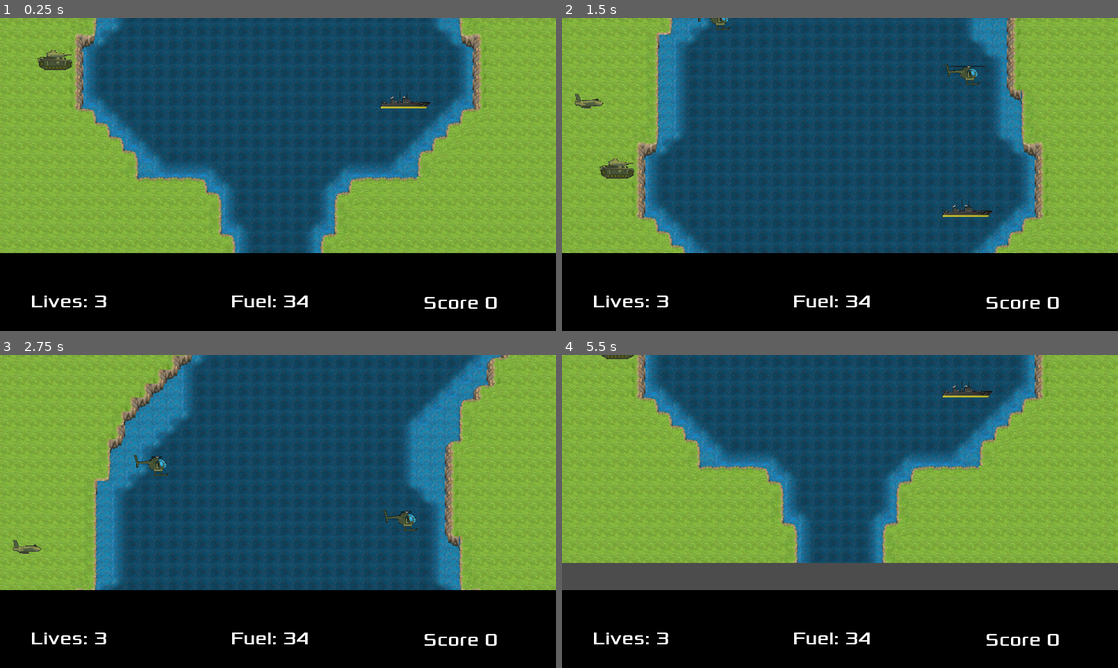
Above: before the commit, frames 1-4 (two rows, left to right).
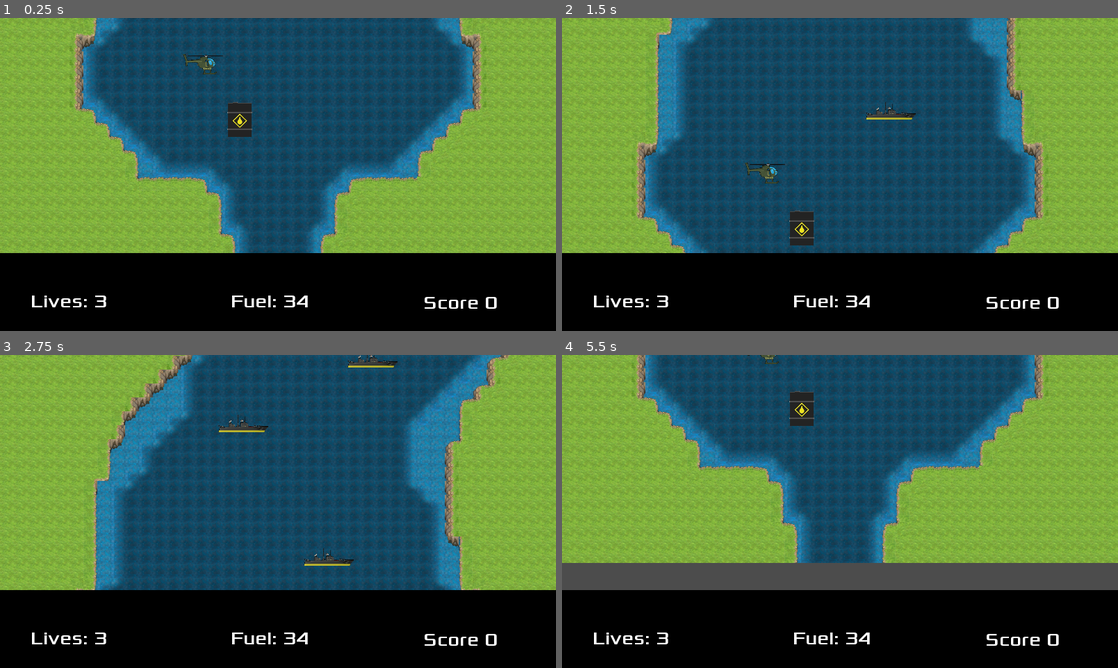
Above: after the commit, the same moments.

Repository: PawelKrywulko/TGW_G-8_Z1
Game: Godot game, scene res://scenes/GameManager.tscn
Same seed, same stepped clock (60 frames per second), same inputs: the game is played once before the commit and once after it.
Inputs:
- Up to frame 1 (0.25 s): no input
- Up to frame 2 (1.5 s): tap Enter at 0.5 s; hold Right (ui_right) 0.53-1.28 s; hold Space (interact) 0.53-1.28 s; hold Down (ui_down) from 1.28 s (still down); tap Space (interact) at 1.35 s
- Up to frame 3 (2.75 s): release Down (ui_down) at 2.03 s; hold Right (ui_right) from 2.03 s (still down); hold Space (interact) from 2.03 s (still down)
- Up to frame 4 (5.5 s): release Right (ui_right) at 2.78 s; release Space (interact) at 2.78 s; hold Up (ui_up) 2.78-3.53 s; tap Space (interact) at 2.85, 4.35 s; hold Space (interact) 3.53-4.28 s; hold Left (ui_left) 3.53-5.03 s; hold Down (ui_down) from 5.03 s (still down); hold Space (interact) from 5.03 s (still down)

The runs differ from the first frame. In frame 1, 1.1% of the frame differs, in the area x 6-78%, y 10-38%; in frame 2, 1.7%, in the area x 2-78%, y 0-73%; in frame 3, 1.1%; in frame 4, 0.8%.

Commit message:
1 lvl desgine

Diff:
--- a/River Raid/scenes/GameManager.tscn
+++ b/River Raid/scenes/GameManager.tscn
@@ -1,26 +1,25 @@
-[gd_scene load_steps=23 format=2]
+[gd_scene load_steps=22 format=2]
 
 [ext_resource path="res://scripts/GameManager.gd" type="Script" id=1]
 [ext_resource path="res://scenes/maps/Level1.tscn" type="PackedScene" id=2]
-[ext_resource path="res://scenes/Enemy/Ship.tscn" type="PackedScene" id=3]
-[ext_resource path="res://scenes/Enemy/Tank.tscn" type="PackedScene" id=4]
-[ext_resource path="res://scenes/Enemy/Chopper.tscn" type="PackedScene" id=5]
-[ext_resource path="res://scenes/Enemy/Jet.tscn" type="PackedScene" id=6]
-[ext_resource path="res://scenes/FuelTank.tscn" type="PackedScene" id=7]
-[ext_resource path="res://scenes/Enemy/Baloon.tscn" type="PackedScene" id=8]
-[ext_resource path="res://scenes/maps/Level2.tscn" type="PackedScene" id=9]
-[ext_resource path="res://scenes/Enemy/Bridge.tscn" type="PackedScene" id=10]
-[ext_resource path="res://scenes/maps/Level3.tscn" type="PackedScene" id=11]
-[ext_resource path="res://scenes/maps/Level4.tscn" type="PackedScene" id=12]
-[ext_resource path="res://scenes/maps/Level5.tscn" type="PackedScene" id=13]
-[ext_resource path="res://scripts/HUD.gd" type="Script" id=14]
-[ext_resource path="res://graphics/quad.png" type="Texture" id=15]
-[ext_resource path="res://fonts/Xolonium-Regular.ttf" type="DynamicFontData" id=16]
-[ext_resource path="res://scenes/Player.tscn" type="PackedScene" id=17]
+[ext_resource path="res://scenes/Enemy/Chopper.tscn" type="PackedScene" id=3]
+[ext_resource path="res://scenes/FuelTank.tscn" type="PackedScene" id=4]
+[ext_resource path="res://scenes/Enemy/Ship.tscn" type="PackedScene" id=5]
+[ext_resource path="res://scenes/maps/Level2.tscn" type="PackedScene" id=6]
+[ext_resource path="res://scenes/Enemy/Bridge.tscn" type="PackedScene" id=7]
+[ext_resource path="res://scenes/Enemy/Jet.tscn" type="PackedScene" id=8]
+[ext_resource path="res://scenes/Enemy/Tank.tscn" type="PackedScene" id=9]
+[ext_resource path="res://scenes/maps/Level3.tscn" type="PackedScene" id=10]
+[ext_resource path="res://scenes/maps/Level4.tscn" type="PackedScene" id=11]
+[ext_resource path="res://scenes/maps/Level5.tscn" type="PackedScene" id=12]
+[ext_resource path="res://scripts/HUD.gd" type="Script" id=13]
+[ext_resource path="res://graphics/quad.png" type="Texture" id=14]
+[ext_resource path="res://fonts/Xolonium-Regular.ttf" type="DynamicFontData" id=15]
+[ext_resource path="res://scenes/Player.tscn" type="PackedScene" id=16]
 
 [sub_resource type="DynamicFont" id=1]
 size = 64
-font_data = ExtResource( 16 )
+font_data = ExtResource( 15 )
 
 [sub_resource type="Animation" id=2]
 resource_name = "BlackScreen"
@@ -93,92 +92,165 @@
 position = Vector2( 960, 738 )
 
 [node name="Levels" type="Node" parent="."]
-editor/display_folded = true
 
 [node name="Level1" parent="Levels" instance=ExtResource( 2 )]
-editor/display_folded = true
 position = Vector2( -1, -4949 )
 
-[node name="Ship" parent="Levels/Level1" instance=ExtResource( 3 )]
-position = Vector2( 1400, 5157.82 )
-
-[node name="Tank" parent="Levels/Level1" instance=ExtResource( 4 )]
-editor/display_folded = true
-position = Vector2( 191.284, 5021.47 )
-distance_to_player = 1200.0
-
-[node name="Chopper" parent="Levels/Level1" instance=ExtResource( 5 )]
-position = Vector2( 1394.15, 4697.34 )
-
-[node name="Jet" parent="Levels/Level1" instance=ExtResource( 6 )]
-position = Vector2( 94.3599, 4788.5 )
-
-[node name="FuelTank6" parent="Levels/Level1" instance=ExtResource( 7 )]
-position = Vector2( 1055.87, 4017.41 )
-
-[node name="FuelTank4" parent="Levels/Level1" instance=ExtResource( 7 )]
-position = Vector2( 1503.48, 3104.98 )
-
-[node name="FuelTank5" parent="Levels/Level1" instance=ExtResource( 7 )]
-position = Vector2( 786.967, 3086.91 )
-
-[node name="FuelTank3" parent="Levels/Level1" instance=ExtResource( 7 )]
-position = Vector2( 1142.21, 1868.49 )
-
-[node name="FuelTank7" parent="Levels/Level1" instance=ExtResource( 7 )]
-position = Vector2( 1045.74, 1301.73 )
-
-[node name="Jet2" parent="Levels/Level1" instance=ExtResource( 6 )]
-position = Vector2( 1574.72, -635.28 )
-
-[node name="Chopper2" parent="Levels/Level1" instance=ExtResource( 5 )]
-position = Vector2( 532.922, 4507.62 )
-
-[node name="Baloon" parent="Levels/Level1" instance=ExtResource( 8 )]
-position = Vector2( 734.403, 2703.85 )
-
-[node name="Level2" parent="Levels" instance=ExtResource( 9 )]
+[node name="Chopper7" parent="Levels/Level1" instance=ExtResource( 3 )]
+position = Vector2( 858.818, 339.532 )
+is_static = true
+distance_to_player = 500.0
+speed = 100
+
+[node name="Chopper6" parent="Levels/Level1" instance=ExtResource( 3 )]
+position = Vector2( 1058.54, 179.752 )
+is_static = true
+distance_to_player = 500.0
+speed = 100
+
+[node name="Chopper5" parent="Levels/Level1" instance=ExtResource( 3 )]
+position = Vector2( 563.224, 842.839 )
+is_static = false
+distance_to_player = 500.0
+speed = 100
+
+[node name="Chopper4" parent="Levels/Level1" instance=ExtResource( 3 )]
+position = Vector2( 1471.24, 1509.95 )
+is_static = true
+distance_to_player = 500.0
+speed = 100
+
+[node name="Chopper3" parent="Levels/Level1" instance=ExtResource( 3 )]
+position = Vector2( 793.108, 2770.19 )
+is_static = true
+distance_to_player = 500.0
+speed = 100
+
+[node name="Chopper2" parent="Levels/Level1" instance=ExtResource( 3 )]
+position = Vector2( 1140.45, 3859.73 )
+is_static = true
+distance_to_player = 500.0
+speed = 100
+
+[node name="Chopper" parent="Levels/Level1" instance=ExtResource( 3 )]
+position = Vector2( 701.257, 5036.51 )
+is_static = true
+distance_to_player = 500.0
+speed = 100
+
+[node name="FuelTank6" parent="Levels/Level1" instance=ExtResource( 4 )]
+position = Vector2( 984.934, 443.551 )
+
+[node name="FuelTank5" parent="Levels/Level1" instance=ExtResource( 4 )]
+position = Vector2( 757.248, 990.797 )
+
+[node name="FuelTank4" parent="Levels/Level1" instance=ExtResource( 4 )]
+position = Vector2( 1344.44, 1242.45 )
+
+[node name="FuelTank3" parent="Levels/Level1" instance=ExtResource( 4 )]
+position = Vector2( 1345.46, 1871.14 )
+
+[node name="FuelTank2" parent="Levels/Level1" instance=ExtResource( 4 )]
+position = Vector2( 1370.4, 3604.28 )
+
+[node name="FuelTank" parent="Levels/Level1" instance=ExtResource( 4 )]
+position = Vector2( 830.097, 5227.58 )
+
+[node name="Ship8" parent="Levels/Level1" instance=ExtResource( 5 )]
+position = Vector2( 1346.15, 782.922 )
+is_static = true
+distance_to_player = 500.0
+speed = 100
+
+[node name="Ship7" parent="Levels/Level1" instance=ExtResource( 5 )]
+position = Vector2( 929.52, 2326.2 )
+is_static = true
+distance_to_player = 500.0
+speed = 100
+
+[node name="Ship6" parent="Levels/Level1" instance=ExtResource( 5 )]
+position = Vector2( 1552.06, 2755.01 )
+is_static = true
+distance_to_player = 500.0
+speed = 100
+
+[node name="Ship5" parent="Levels/Level1" instance=ExtResource( 5 )]
+position = Vector2( 1677.29, 3024.43 )
+is_static = true
+distance_to_player = 500.0
+speed = 100
+
+[node name="Ship4" parent="Levels/Level1" instance=ExtResource( 5 )]
+position = Vector2( 943.198, 3303.38 )
+is_static = true
+distance_to_player = 500.0
+speed = 100
+
+[node name="Ship3" parent="Levels/Level1" instance=ExtResource( 5 )]
+position = Vector2( 1287.36, 4139.35 )
+is_static = true
+distance_to_player = 500.0
+speed = 100
+
+[node name="Ship2" parent="Levels/Level1" instance=ExtResource( 5 )]
+position = Vector2( 841.636, 4361.65 )
+is_static = true
+distance_to_player = 500.0
+speed = 100
+
+[node name="Ship" parent="Levels/Level1" instance=ExtResource( 5 )]
+position = Vector2( 1136.07, 4822.36 )
+is_static = true
+distance_to_player = 500.0
+speed = 100
+
+[node name="Level2" parent="Levels" instance=ExtResource( 6 )]
 editor/display_folded = true
 position = Vector2( 0, -10709 )
 
-[node name="Bridge" parent="Levels/Level2" instance=ExtResource( 10 )]
+[node name="Bridge" parent="Levels/Level2" instance=ExtResource( 7 )]
 position = Vector2( 939.034, 5669.9 )
 
-[node name="Jet3" parent="Levels/Level2" instance=ExtResource( 6 )]
+[node name="Jet3" parent="Levels/Level2" instance=ExtResource( 8 )]
 position = Vector2( 63.125, 5465.01 )
+is_static = false
 distance_to_player = 5000.0
 
-[node name="Tank2" parent="Levels/Level2" instance=ExtResource( 4 )]
+[node name="Tank2" parent="Levels/Level2" instance=ExtResource( 9 )]
 position = Vector2( 350.446, 5177.69 )
+is_static = false
 distance_to_player = 1000.0
-
-[node name="Ship3" parent="Levels/Level2" instance=ExtResource( 3 )]
+speed = 100
+
+[node name="Ship3" parent="Levels/Level2" instance=ExtResource( 5 )]
 position = Vector2( 975.298, 5310.06 )
-
-[node name="FuelTank" parent="Levels/Level2" instance=ExtResource( 7 )]
+is_static = false
+distance_to_player = 500.0
+speed = 100
+
+[node name="FuelTank" parent="Levels/Level2" instance=ExtResource( 4 )]
 position = Vector2( 1466.25, 4644.89 )
 
-[node name="FuelTank2" parent="Levels/Level2" instance=ExtResource( 7 )]
+[node name="FuelTank2" parent="Levels/Level2" instance=ExtResource( 4 )]
 position = Vector2( 503.869, 4678.36 )
 
-[node name="Level3" parent="Levels" instance=ExtResource( 11 )]
+[node name="Level3" parent="Levels" instance=ExtResource( 10 )]
 position = Vector2( 0, -16469 )
 
-[node name="Level4" parent="Levels" instance=ExtResource( 12 )]
+[node name="Level4" parent="Levels" instance=ExtResource( 11 )]
 position = Vector2( 0, -22229 )
 
-[node name="Level5" parent="Levels" instance=ExtResource( 13 )]
+[node name="Level5" parent="Levels" instance=ExtResource( 12 )]
 position = Vector2( 0, -27989 )
 
 [node name="HUD" type="CanvasLayer" parent="."]
-editor/display_folded = true
-script = ExtResource( 14 )
+script = ExtResource( 13 )
 
 [node name="Sprite" type="Sprite" parent="HUD"]
 modulate = Color( 0, 0, 0, 1 )
 position = Vector2( 990, 1013 )
 scale = Vector2( 10, 2 )
-texture = ExtResource( 15 )
+texture = ExtResource( 14 )
 
 [node name="Lives" type="Label" parent="HUD"]
 margin_left = 106.0
@@ -210,9 +282,9 @@
 
 [node name="Sprite" type="Sprite" parent="HUD/Fader"]
 modulate = Color( 0, 0, 0, 0 )
-position = Vector2( 960, 539.401 )
+position = Vector2( 962.051, 537.35 )
 scale = Vector2( 10, 6 )
-texture = ExtResource( 15 )
+texture = ExtResource( 14 )
 
 [node name="AnimationPlayer" type="AnimationPlayer" parent="HUD/Fader"]
 anims/BlackScreen = SubResource( 2 )
Not shown: 1 places in River Raid/scenes/GameManager.tscn that only renumber resources
